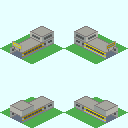
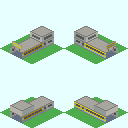
Two versions of the same layered image (128 x 128). Layer-by-layer changes:
painted on "Subway_Station_Gateway_Single_S.png" over bbox(74, 102, 84, 110)
